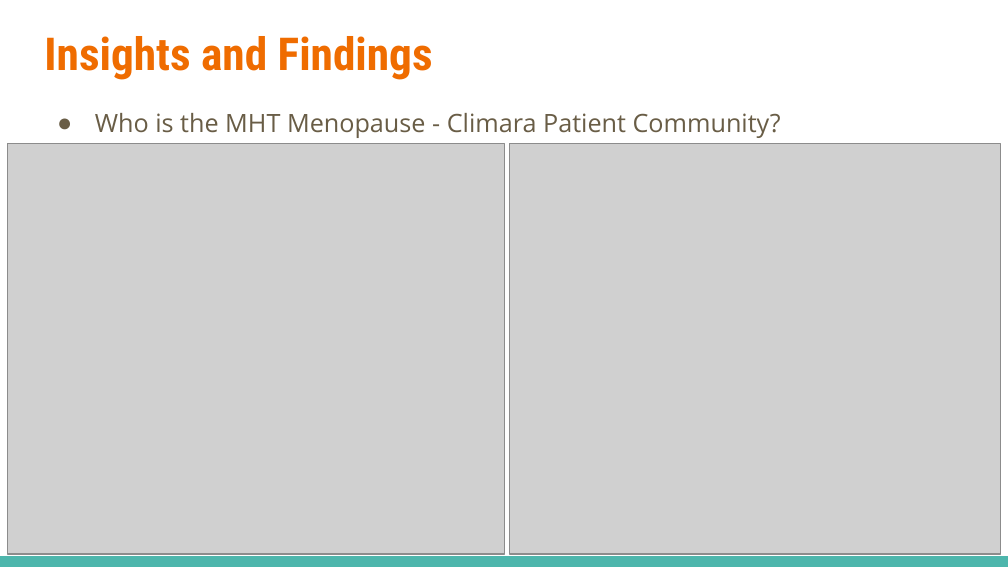
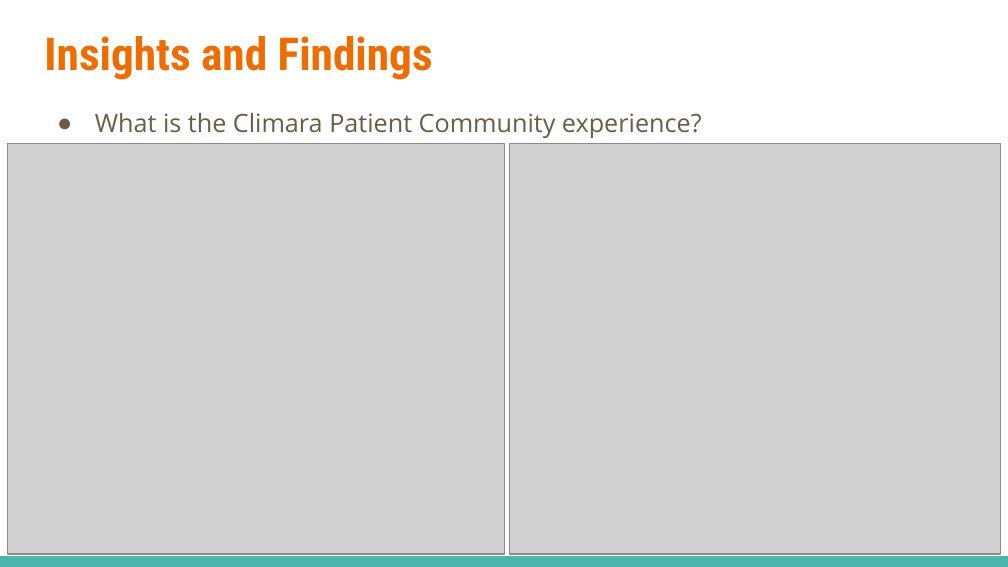
Before and after one commit to javidferguson/mht-cs, a slide deck: slide 10 of docs/MHT - Case Study.pptx. Drawn at 1008x567 pixels with LibreOffice and Linux fonts; fonts in the diff are those of the drawing; grey boxes stand for pictures. Boxes give left, top, right and bottom in pixels: in the first picture for what was removed or moved away, otherwise in the second. Text is boxed around its words. In the diff, an @@ line names an element or a change of style, - is before the commit and + after.

```diff
--- a/docs/MHT - Case Study.pptx
+++ b/docs/MHT - Case Study.pptx
@@ text at [95, 113, 702, 138]: text changed @@
-● Who is the MHT Menopause - Climara Patient Community?
+● What is the Climara Patient Community experience?
```
Also in this commit, not shown: 1 other slide changed, 1 slide added, 1 other file.
